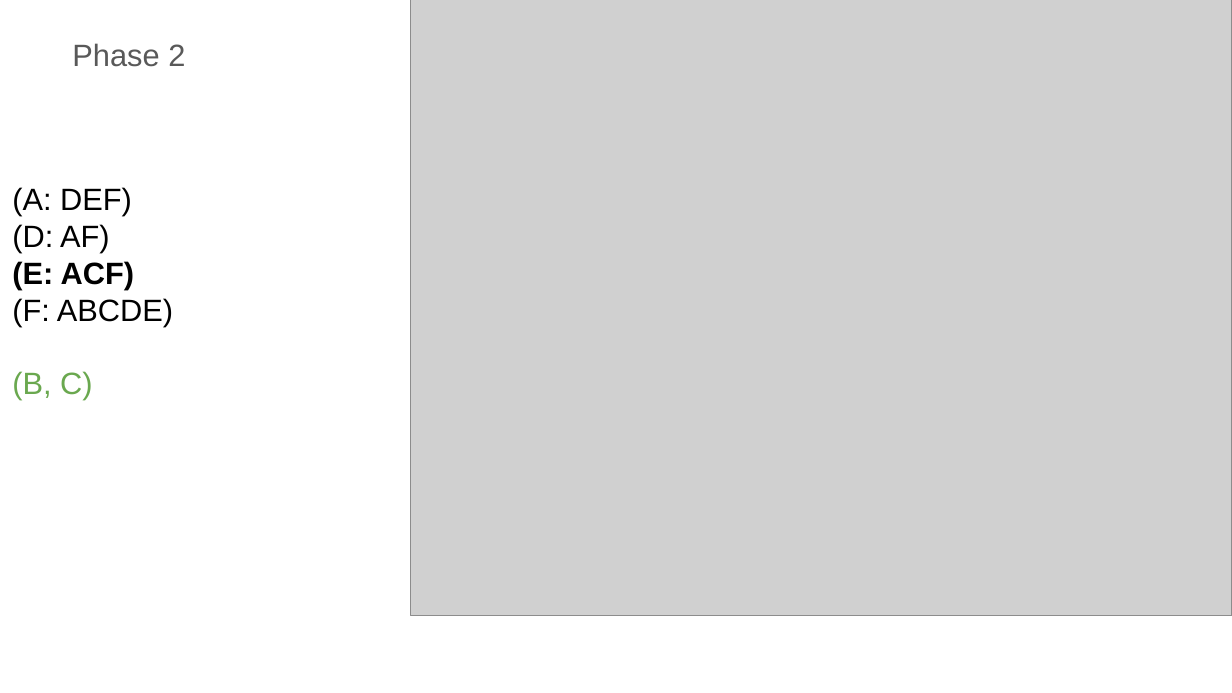
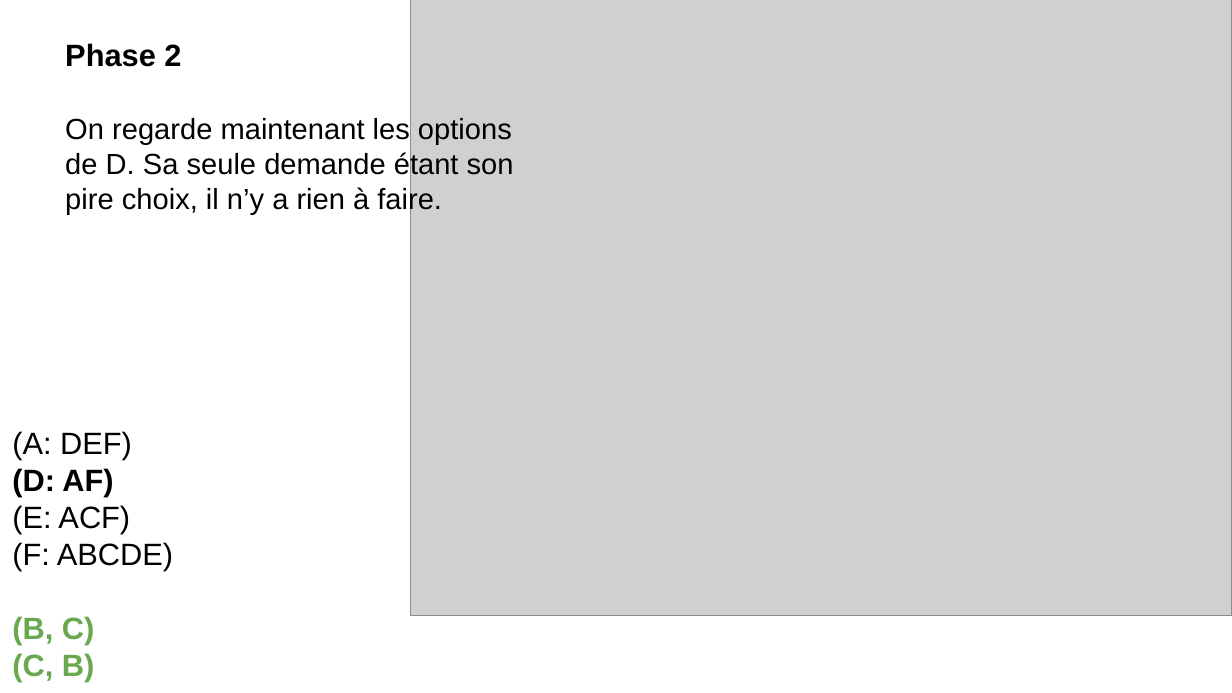
Before and after one commit to karimizerx/stable.roommates.problem, a slide deck: slide 36 of annexe.pptx (slide 34 before the commit). Drawn at 1232x693 pixels with LibreOffice and Linux fonts; fonts in the diff are those of the drawing; grey boxes stand for pictures. Boxes give left, top, right and bottom in pixels: in the first picture for what was removed or moved away, otherwise in the second. Text is boxed around its words. In the diff, an @@ line names an element or a change of style, - is before the commit and + after.

```diff
--- a/annexe.pptx
+++ b/annexe.pptx
@@ text added at [65,43,514,214], 17 pt, text #000000 @@
+Phase 2
+On regarde maintenant les options de D. Sa seule demande étant son pire choix, il n’y a rien à faire.
@@ text removed at [72,43,185,67] @@
-Phase 2
@@ text "(A: DEF)": place and size @@
-text "(A: DEF)" at [12,187,173,400]
+text "(A: DEF)" at [12,431,173,682]
@@ text at [12,468,130,645]: bold on in "(D: AF)", "(B, C)"; bold off in "(E: ACF)" @@
@@ text at [12,653,94,682]: paragraph added @@
+(C, B)
```
Also in this commit, not shown: 40 other slides changed, 8 slides added, 5 slides removed, 1 other file.
